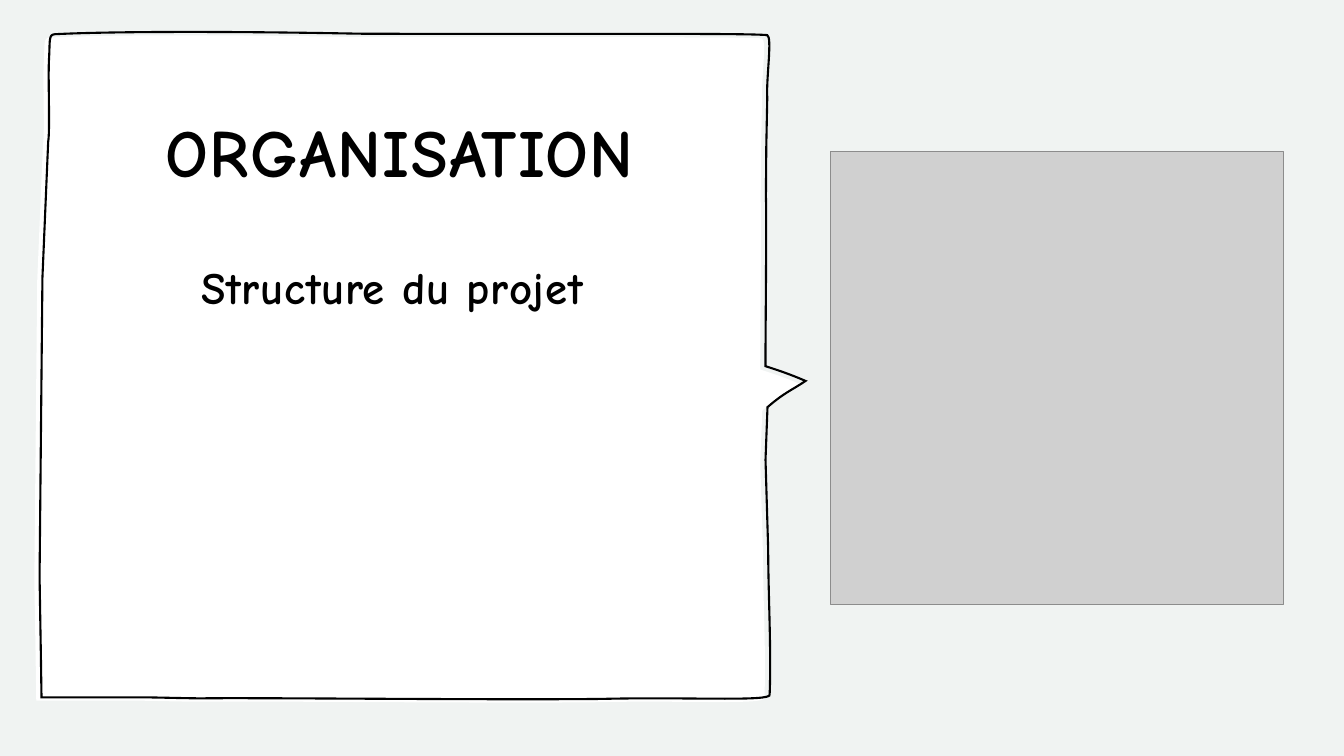
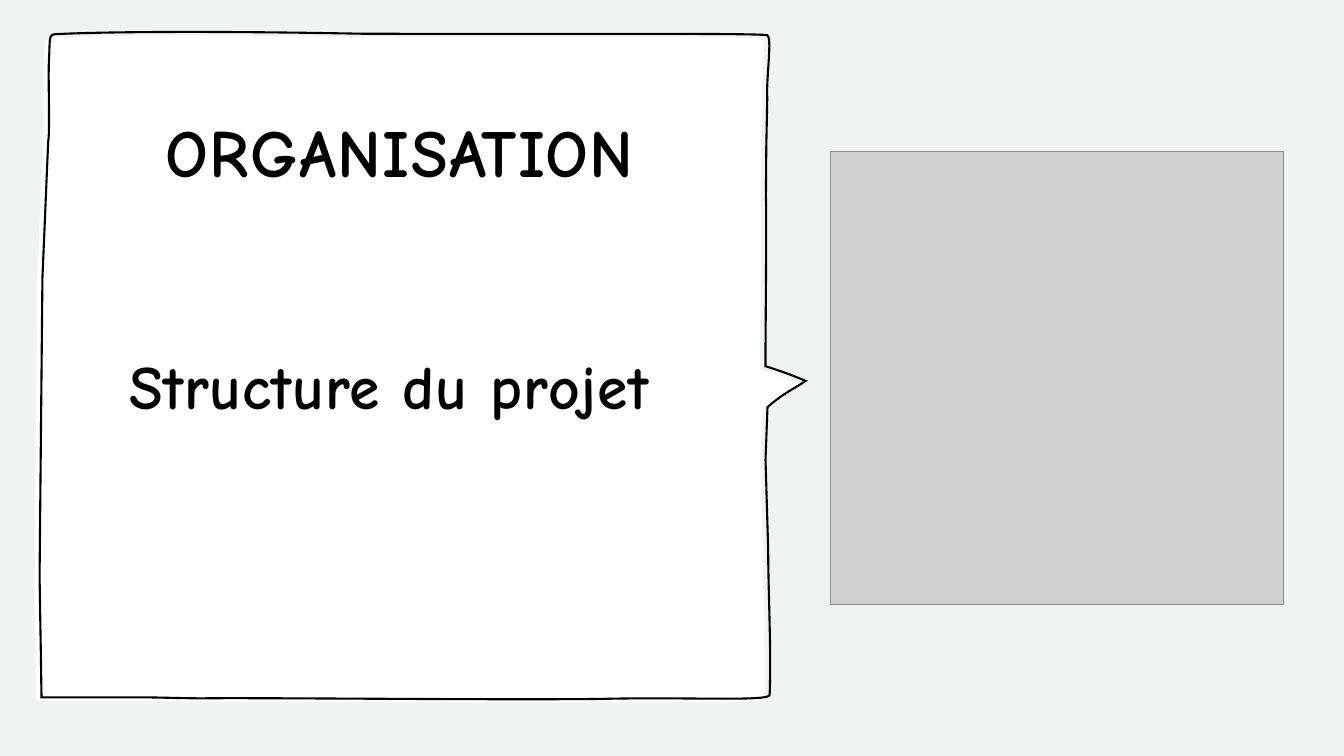
Before and after one commit to ConstantinHrrmn/WavContact, a slide deck: slide 5 of Documents/Documentation/Acceptation/A2-1_Point-de-contrôle/Plan assurance qualite/Présentation_PlanAssuranceQualité.pptx. Drawn at 1344x756 pixels with LibreOffice and Linux fonts; fonts in the diff are those of the drawing; grey boxes stand for pictures. Boxes give left, top, right and bottom in pixels: in the first picture for what was removed or moved away, otherwise in the second. Text is boxed around its words. In the diff, an @@ line names an element or a change of style, - is before the commit and + after.

```diff
--- a/Documents/Documentation/Acceptation/A2-1_Point-de-contrôle/Plan assurance qualite/Présentation_PlanAssuranceQualité.pptx
+++ b/Documents/Documentation/Acceptation/A2-1_Point-de-contrôle/Plan assurance qualite/Présentation_PlanAssuranceQualité.pptx
@@ text "Structure du projet" at <box>129,367,649,421</box>: size 32 to 44 pt @@
```
Also in this commit, not shown: 3 other slides changed.
